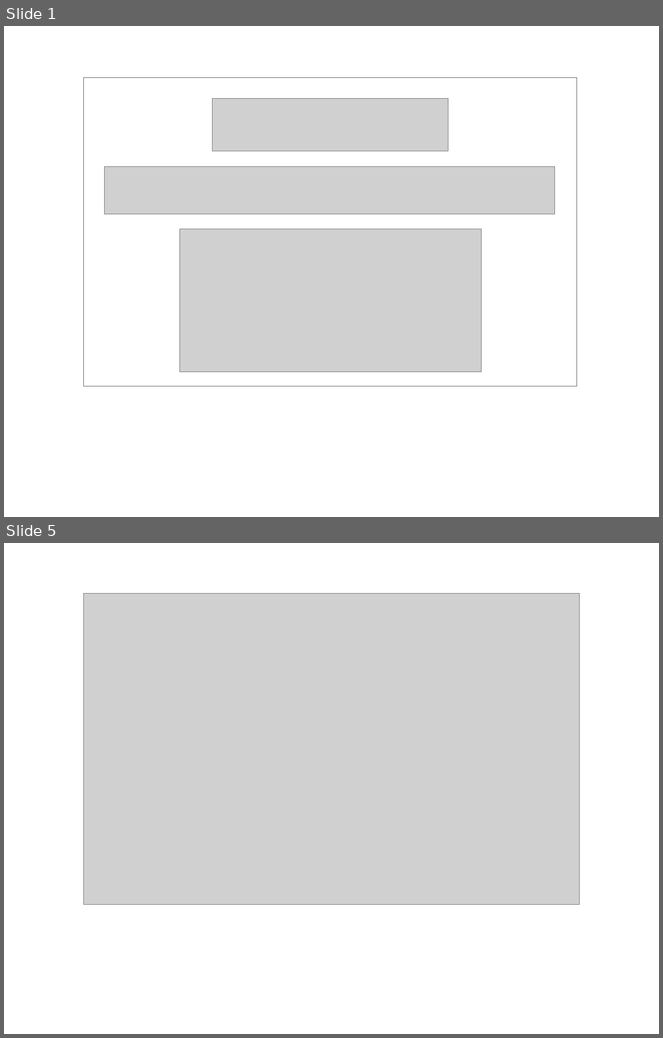
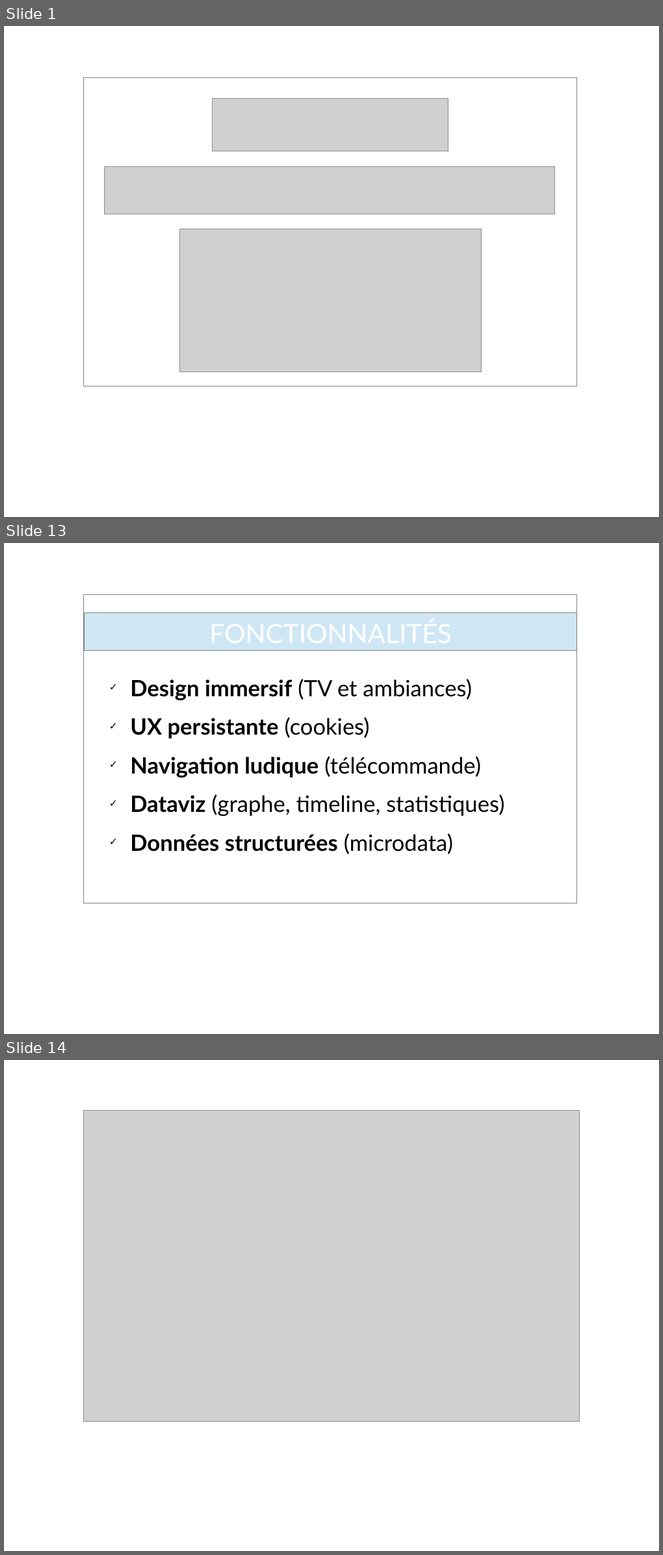
Before and after one commit to Badacadabra/SeriesSearch, a slide deck: presentation/presentation.odp. Shown one above the other, each under a label of ours: slides 1 and 5 before the commit, slides 1, 13 and 14 after it; the slides between them are not shown. The pictures are 663x1038 and 663x1555 pixels, drawn with LibreOffice and Linux fonts; fonts in the diff are those of the drawing; grey boxes stand for pictures; background and template pictures are left out. Boxes give left, top, right and bottom in pixels: in the first picture for what was removed or moved away, otherwise in the second. Text is boxed around its words. In the diff, an @@ line names an element or a change of style, - is before the commit and + after.

```diff
--- a/presentation/presentation.odp
+++ b/presentation/presentation.odp
@@ slide 13 added at (4, 543, 659, 1034), background picture (left out); not listed: 1 template element that a slide beside it also shows @@
@@ title added at (84, 596, 577, 670), 32 pt, text #FFFFFF @@
+FONCTIONNALITÉS
@@ rectangle added at (84, 613, 577, 651), fill #CFE7F5, outline #808080 0 pt @@
@@ text added at (130, 679, 504, 854), 27.2 pt, text #000000 @@
+✓ Design immersif (TV et ambiances)
+✓ UX persistante (cookies)
+✓ Navigation ludique (télécommande)
+✓ Dataviz (graphe, timeline, statistiques)
+✓ Données structurées (microdata)
@@ what was slide 5 is now slide 14 @@
```
Also in this commit, not shown: 11 other slides added, 3 slides removed, 3 other files.
